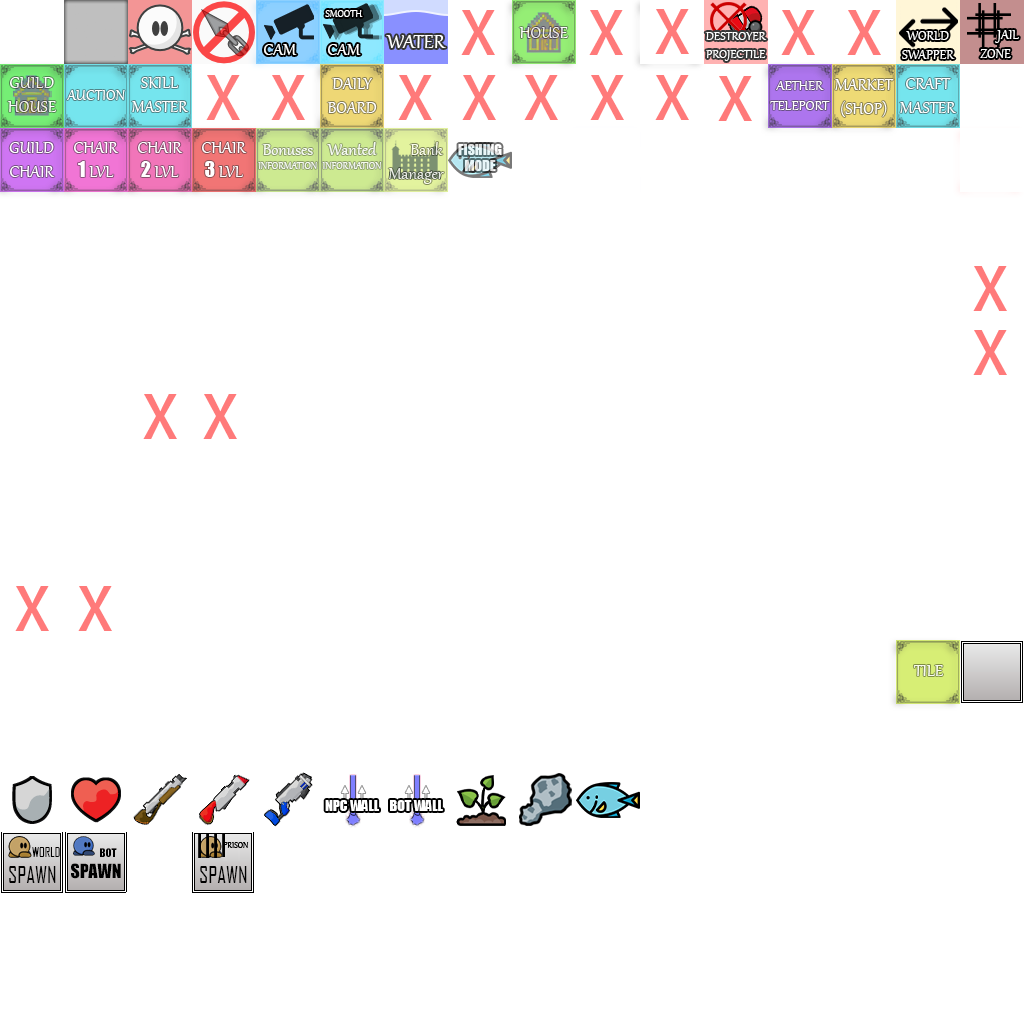
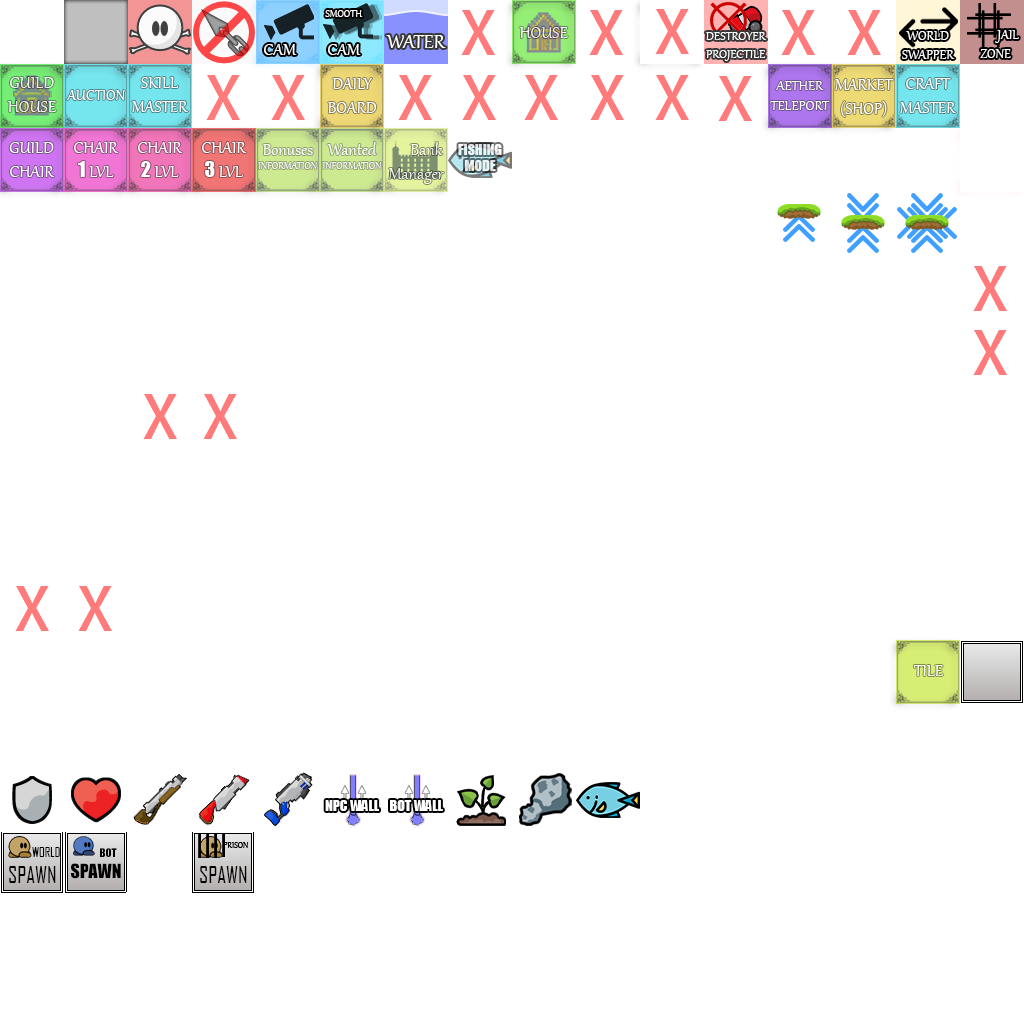
Layer changes from the first 1024 × 1024 image to the second:
added layer "Слой 2" above "Fishing" over left=777, top=193, right=957, bottom=253
